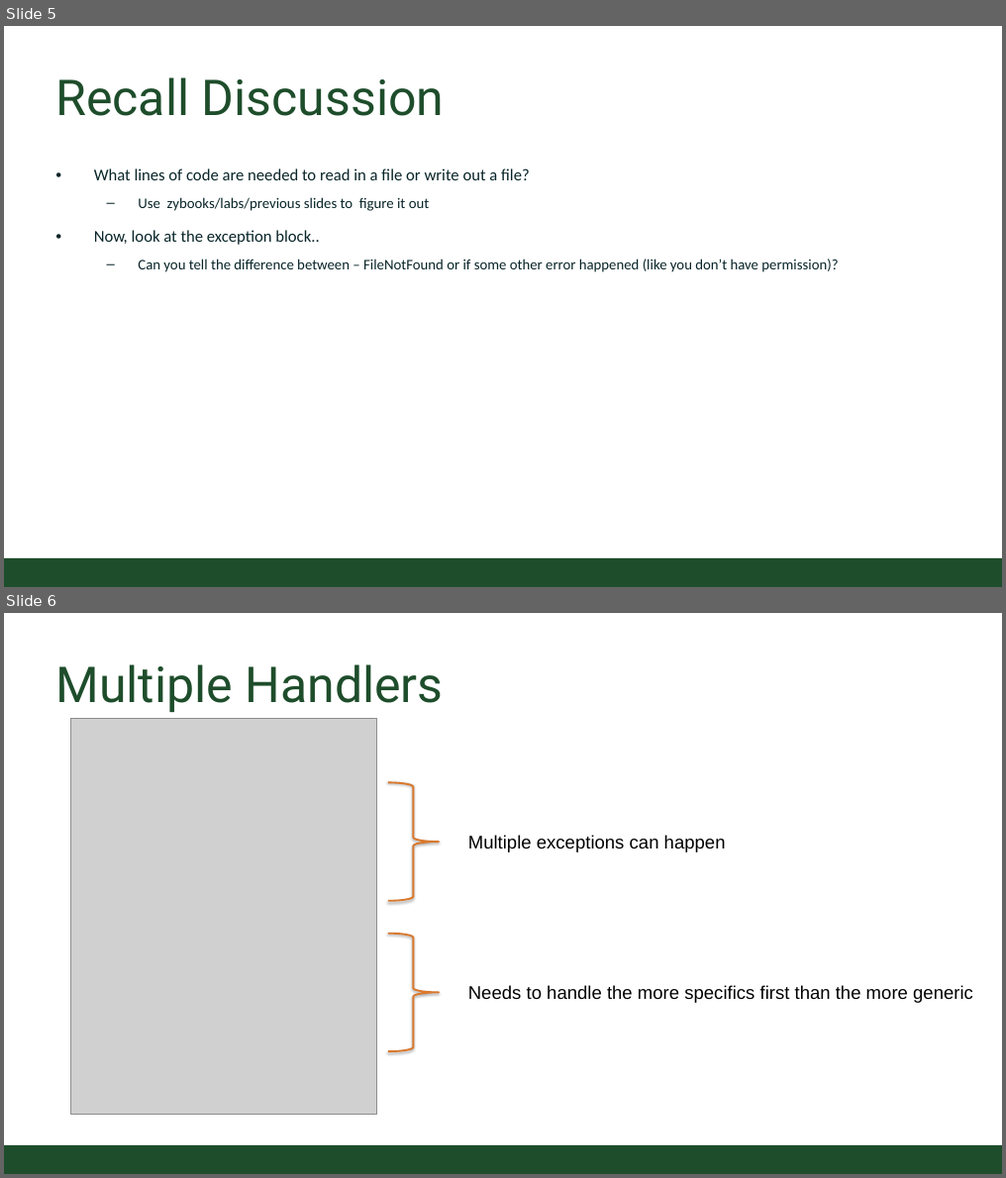
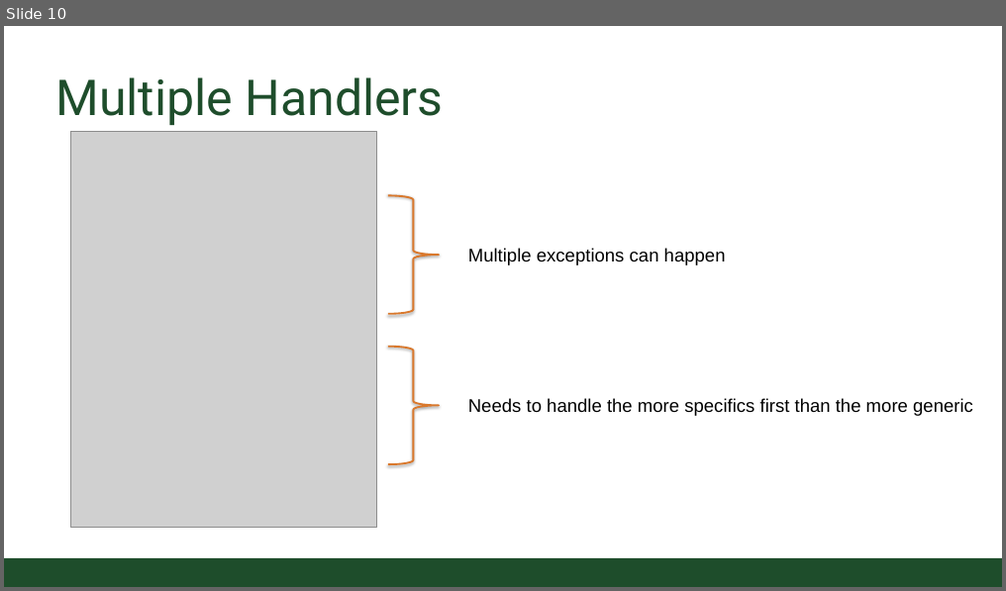
Before and after one commit to CSU-CompSci-CS163-4/Handouts, a slide deck: slides/On-Campus/09_02_Exceptions.pptx. Shown one above the other, each under a label of ours: slides 5 and 6 before the commit, slide 10 after it. The pictures are 1006x1178 and 1006x591 pixels, drawn with LibreOffice and Linux fonts; fonts in the diff are those of the drawing; grey boxes stand for pictures; background and template pictures are left out. Boxes give left, top, right and bottom in pixels: in the first picture for what was removed or moved away, otherwise in the second. Text is boxed around its words. In the diff, an @@ line names an element or a change of style, - is before the commit and + after.

Commit message:
Exceptions lecture updated

```diff
--- a/slides/On-Campus/09_02_Exceptions.pptx
+++ b/slides/On-Campus/09_02_Exceptions.pptx
@@ slide 5 removed at <box>4,26,1002,587</box>, background #FFFFFF; not listed: 1 template element that a slide beside it also shows @@
@@ title removed at <box>55,77,444,116</box> @@
-Recall Discussion
@@ text removed at <box>94,169,838,273</box> @@
-• What lines of code are needed to read in a file or write out a file?
-  – Use zybooks/labs/previous slides to figure it out
-• Now, look at the exception block..
-  – Can you tell the difference between – FileNotFound or if some other error happened (like you don’t have permission)?
@@ what was slide 6 is now slide 10 @@
```
Also in this commit, not shown: 6 slides changed, 7 slides added, 3 other slides removed.
